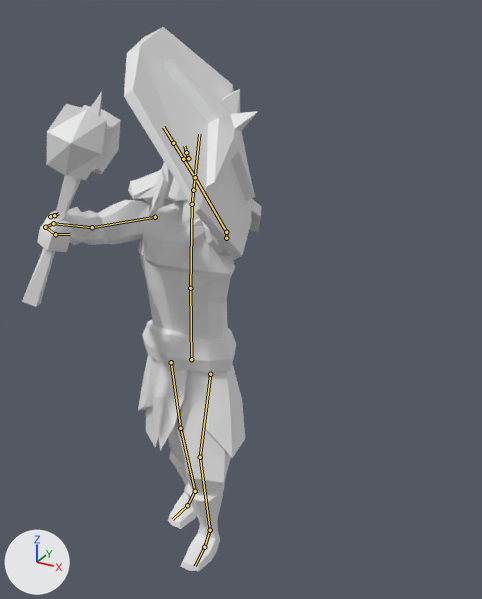
Renders of the Blender file Assets/Objects/Characters/o Holy Warrior/holy_warrior.blend from each side of a commit.
The view is the same before and after, from a 50 mm lens placed at (5.8, -8.59, 9.55), pointed at (0.99, 0.15, 5.18). The axes (+X, +Y, +Z) are drawn at lower left. The lights are the same throughout. Both versions are drawn at frame 3525 of the action 'Walk_blocking'; the numbers are the values there. The bones that bend it are drawn over the model as lines.

Names of what the first picture shows: 'Holy Warrior Mesh', 'Mace', 'Shield', 'Shoulders'.
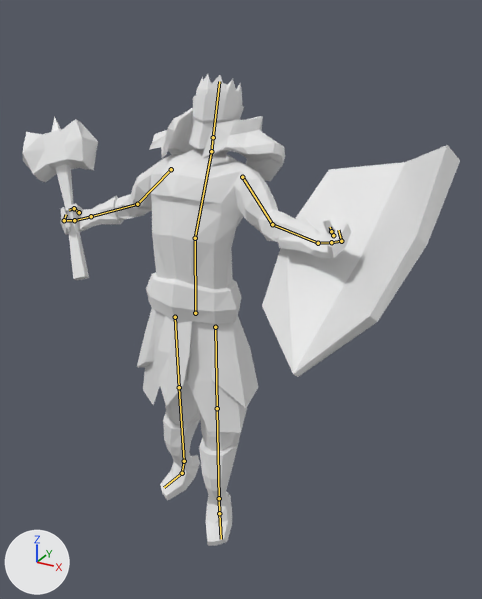
Diff of the bpy script that builds the scene:
```diff
--- a/Assets/Objects/Characters/o Holy Warrior/holy_warrior.blend.py
+++ b/Assets/Objects/Characters/o Holy Warrior/holy_warrior.blend.py
@@ bone_torso @@
 bone_torso = bpy.data.objects['Armature.001'].pose.bones['Torso']
-bone_torso.location = (0.0, -0.06, 0.0)
+bone_torso.location = (0.0, 0.78, 0.16)
@@ bone_chest @@
 bone_chest = bpy.data.objects['Armature.001'].pose.bones['Chest']  # child of 'Torso'
-bone_chest.rotation_quaternion = (0.988, 0.001, -0.085, 0.017)  # degrees (0, -10, 2)
+bone_chest.rotation_quaternion = (0.98, 0.178, -0.092, -0.013)  # degrees (21, -10, -3)
@@ bone_neck @@
 bone_neck = bpy.data.objects['Armature.001'].pose.bones['Neck']  # child of 'Chest'
-bone_neck.rotation_quaternion = (0.97, -0.2, 0.133, 0.042)  # degrees (-23, 16, 2)
+bone_neck.rotation_quaternion = (0.986, 0.022, 0.159, -0.017)  # degrees (2, 18, -2)
@@ bone_upper_arm_l @@
 bone_upper_arm_l = bpy.data.objects['Armature.001'].pose.bones['Upper Arm.L']  # child of 'Chest'
-bone_upper_arm_l.rotation_quaternion = (0.743, 0.097, -0.518, 0.433)  # degrees (-33, -57, 79)
+bone_upper_arm_l.rotation_quaternion = (0.78, 0.338, -0.513, -0.118)  # degrees (69, -46, -50)
@@ bone_lower_arm_l @@
 bone_lower_arm_l = bpy.data.objects['Armature.001'].pose.bones['Lower Arm.L']  # child of 'Upper Arm.L'
-bone_lower_arm_l.rotation_quaternion = (0.851, 0.08, -0.161, 0.495)  # degrees (-1, -21, 61)
+bone_lower_arm_l.rotation_quaternion = (0.878, -0.041, -0.443, 0.241)  # degrees (-24, -48, 42)
@@ bone_hand_l @@
 bone_hand_l = bpy.data.objects['Armature.001'].pose.bones['Hand.L']  # child of 'Lower Arm.L'
-bone_hand_l.rotation_quaternion = (1.0, 0.0, 0.0, 0.0)  # degrees (0, 0, 0)
+bone_hand_l.rotation_quaternion = (0.985, 0.157, 0.041, 0.058)  # degrees (18, 4, 7)
@@ bone_thumb01_l @@
 bone_thumb01_l = bpy.data.objects['Armature.001'].pose.bones['Thumb01.L']  # child of 'Hand.L'
-bone_thumb01_l.rotation_quaternion = (1.0, 0.0, 0.0, 0.0)  # degrees (0, 0, 0)
+bone_thumb01_l.rotation_quaternion = (0.811, 0.538, 0.159, 0.125)  # degrees (68, 7, 22)
@@ bone_hand_l_001 @@
 bone_hand_l_001 = bpy.data.objects['Armature.001'].pose.bones['Hand.L.001']  # child of 'Hand.L'
-bone_hand_l_001.rotation_quaternion = (1.0, 0.0, 0.0, 0.0)  # degrees (0, 0, 0)
+bone_hand_l_001.rotation_quaternion = (0.996, -0.069, -0.056, 0.018)  # degrees (-8, -6, 2)
@@ bone_hand_l_002 @@
 bone_hand_l_002 = bpy.data.objects['Armature.001'].pose.bones['Hand.L.002']  # child of 'Hand.L.001'
-bone_hand_l_002.rotation_quaternion = (1.0, 0.0, 0.0, 0.0)  # degrees (0, 0, 0)
+bone_hand_l_002.rotation_quaternion = (0.902, -0.419, 0.051, -0.053)  # degrees (-50, 3, -8)
@@ bone_upper_arm_r @@
 bone_upper_arm_r = bpy.data.objects['Armature.001'].pose.bones['Upper Arm.R']  # child of 'Chest'
-bone_upper_arm_r.rotation_quaternion = (0.493, -0.36, 0.623, 0.503)  # degrees (-86, 106, -10)
+bone_upper_arm_r.rotation_quaternion = (0.923, -0.343, 0.194, -0.082)  # degrees (-43, 17, -17)
@@ bone_lower_arm_r @@
 bone_lower_arm_r = bpy.data.objects['Armature.001'].pose.bones['Lower Arm.R']  # child of 'Upper Arm.R'
-bone_lower_arm_r.rotation_quaternion = (0.96, -0.272, -0.019, 0.02)  # degrees (-32, -1, 3)
+bone_lower_arm_r.rotation_quaternion = (0.78, -0.309, 0.481, 0.109)  # degrees (-52, 60, -15)
@@ bone_hand_r @@
 bone_hand_r = bpy.data.objects['Armature.001'].pose.bones['Hand.R']  # child of 'Lower Arm.R'
-bone_hand_r.rotation_quaternion = (0.959, -0.164, -0.141, -0.105)  # degrees (-18, -18, -10)
+bone_hand_r.rotation_quaternion = (0.999, 0.004, -0.04, -0.002)  # degrees (0, -5, 0)
@@ bone_thumb01_r @@
 bone_thumb01_r = bpy.data.objects['Armature.001'].pose.bones['Thumb01.R']  # child of 'Hand.R'
-bone_thumb01_r.rotation_quaternion = (0.941, 0.251, -0.185, 0.11)  # degrees (28, -24, 7)
+bone_thumb01_r.rotation_quaternion = (0.925, 0.367, -0.031, 0.077)  # degrees (43, -6, 7)
@@ bone_thumb01_r_001 @@
 bone_thumb01_r_001 = bpy.data.objects['Armature.001'].pose.bones['Thumb01.R.001']  # child of 'Thumb01.R'
-bone_thumb01_r_001.rotation_quaternion = (1.0, 0.0, 0.0, 0.0)  # degrees (0, 0, 0)
+bone_thumb01_r_001.rotation_quaternion = (0.868, -0.006, -0.213, 0.44)  # degrees (-12, -22, 56)
@@ bone_leg_control_l @@
 bone_leg_control_l = bpy.data.objects['Armature.001'].pose.bones['Leg Control.L']
-bone_leg_control_l.location = (-0.05, 0.3, 0.0)
-bone_leg_control_l.rotation_quaternion = (1.0, 0.0, 0.0, 0.0)  # degrees (0, 0, 0)
+bone_leg_control_l.location = (0.11, 0.25, 0.25)
+bone_leg_control_l.rotation_quaternion = (0.946, 0.269, 0.09, -0.159)  # degrees (30, 15, -15)
@@ bone_leg_control_r @@
 bone_leg_control_r = bpy.data.objects['Armature.001'].pose.bones['Leg Control.R']
-bone_leg_control_r.location = (-0.08, -0.51, 0.0)
-bone_leg_control_r.rotation_quaternion = (1.0, 0.0, 0.0, 0.0)  # degrees (0, 0, 0)
+bone_leg_control_r.location = (-0.19, -0.52, -0.25)
+bone_leg_control_r.rotation_quaternion = (0.936, 0.263, -0.103, 0.207)  # degrees (28, -18, 20)
```

What differs and where, as boxes (x1, y1, x2, y2) in the pictures (482 x 599 px):
'Holy Warrior Mesh', posed
    before: (37, 178, 245, 571)
    after: (61, 74, 351, 546)
'Shield', posed (47% wider)
    before: (124, 27, 258, 260)
    after: (262, 145, 460, 377)
'Mace', posed (23% narrower, 24% shorter)
    before: (22, 91, 121, 307)
    after: (22, 116, 98, 280)
'Shoulders', posed
    before: (128, 162, 262, 232)
    after: (149, 108, 285, 181)
bone 'Torso', root to tip
    before: (191, 359) to (190, 288)
    after: (195, 313) to (195, 238)
bone 'Chest', root to tip
    before: (190, 288) to (192, 204)
    after: (195, 238) to (211, 151)
bone 'Neck', root to tip
    before: (192, 204) to (193, 190)
    after: (211, 151) to (213, 137)
bone 'Upper Arm.L', root to tip
    before: (226, 238) to (226, 232)
    after: (242, 177) to (272, 224)
bone 'Lower Arm.L', root to tip
    before: (226, 232) to (195, 177)
    after: (272, 224) to (318, 243)
bone 'Hand.L', root to tip
    before: (195, 177) to (183, 159)
    after: (318, 243) to (331, 242)
bone 'Thumb01.L', root to tip
    before: (188, 158) to (186, 152)
    after: (333, 235) to (331, 231)
bone 'Hand.L.001', root to tip
    before: (183, 159) to (173, 143)
    after: (331, 242) to (341, 241)
bone 'Hand.L.002', root to tip
    before: (173, 143) to (163, 127)
    after: (341, 241) to (338, 230)
bone 'Upper Arm.R', root to tip
    before: (155, 217) to (92, 227)
    after: (171, 169) to (137, 204)
bone 'Lower Arm.R', root to tip
    before: (92, 227) to (53, 223)
    after: (137, 204) to (91, 216)
bone 'Hand.R', root to tip
    before: (53, 223) to (45, 227)
    after: (91, 216) to (74, 220)
bone 'Thumb01.R', root to tip
    before: (50, 216) to (54, 215)
    after: (79, 212) to (74, 208)
bone 'Thumb01.R.001', root to tip
    before: (54, 215) to (58, 213)
    after: (74, 208) to (69, 210)
